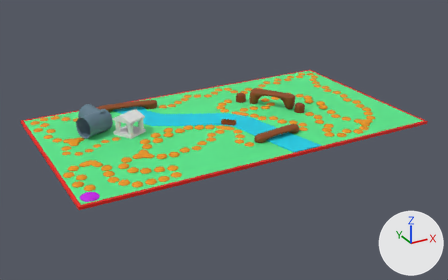
Before and after pictures for a commit that changed the FBX model Assets/Models/fbx/board.fbx.
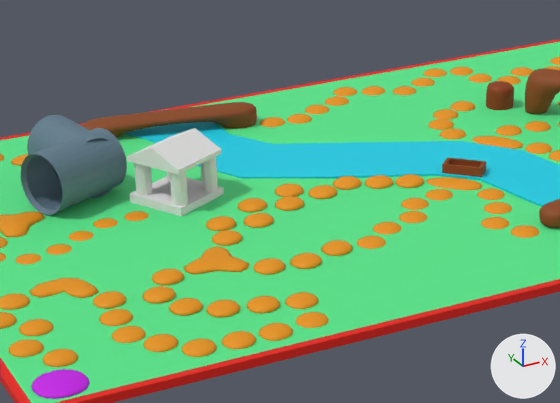
Each version is shown whole from a 50 mm camera at (-87.8, -189.0, 91.1) aimed at (15.8, -0.8, -3.1), then close up on the part from 15% to 58% of the width and 23% to 73% of the height. Arrows for +X, +Y and +Z are at lower right; the lights stay in place. Where no turn or scale is listed for an object, it has been applied to the vertices.
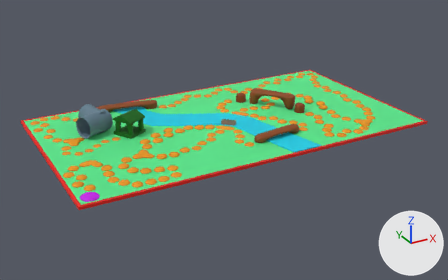
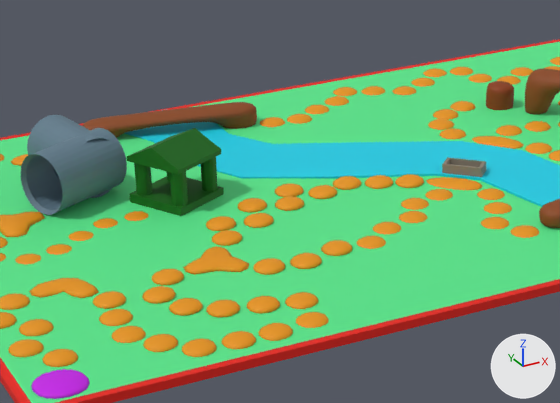
Pixel boxes (x1, y1, x2, y2) of what changed, in the close-ups (560 x 403 px):
```json
{"object": "WinHouse", "change": "recoloured", "before": [127, 128, 224, 216], "after": [127, 128, 224, 216], "on screen": "white to green"}
{"object": "Boot", "change": "recoloured", "before": [442, 157, 486, 177], "after": [442, 157, 486, 177]}
```

Scene script edits in JSON lines:
```json
{"op": "add", "block": "mat_win", "code": ["mat_win = principled_material('Win')", "mat_win.base_color = (0.0, 0.127, 0.0)  # dark green #006400", "mat_win.roughness = 0.69"]}
{"op": "add", "block": "mat_boat", "code": ["mat_boat = principled_material('boat')", "mat_boat.base_color = (0.258, 0.225, 0.172)  # brown #8b8273", "mat_boat.roughness = 0.69"]}
{"block": "me_cube_057", "where": "me_cube_057.from_pydata(...)  # 16 vertices, 14 faces; spans x -2.71..2.71, y -2.69..2.69, z -1.21..1.23"}
{"op": "remove", "block": "me_cube_057", "code": "me_cube_057.materials.append(mat_bridge_3_4)  # brown #8b4513"}
{"op": "add", "block": "me_cube_057", "code": "me_cube_057.materials.append(mat_boat)  # brown #8b8273"}
{"block": "me_cube_162", "where": "me_cube_162.from_pydata(...)  # 84 vertices, 88 faces; spans x -5.58..5.58, y -5.56..5.56, z -1.18..8.1"}
{"op": "remove", "block": "me_cube_162", "code": "me_cube_162.materials.append(mat_winhouse)  # white #e7e7e7"}
{"op": "add", "block": "me_cube_162", "code": "me_cube_162.materials.append(mat_win)  # dark green #006400"}
```
